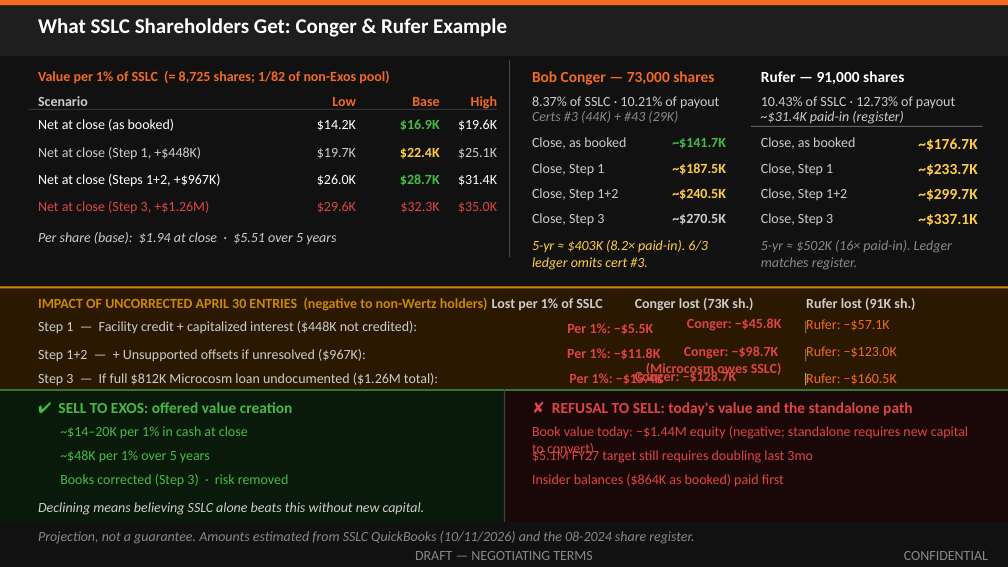
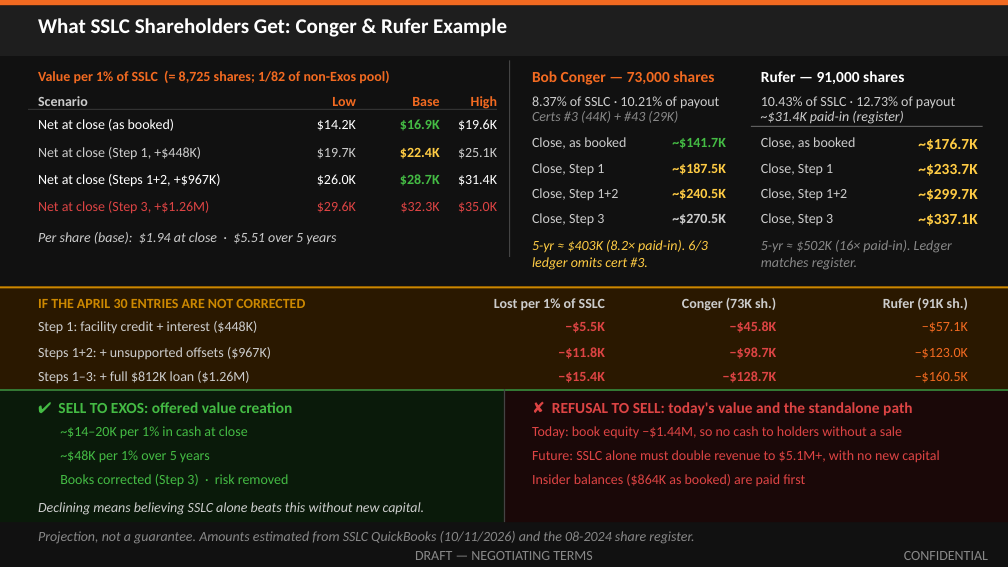
Before and after one commit to ExosAerospace/workspace, a slide deck: slide 8 of drafts/Exos_SSLC_Board_Offer_Overview_2026-10-12_r5.pptx. Drawn at 1008x567 pixels with LibreOffice and Linux fonts; fonts in the diff are those of the drawing. Boxes give left, top, right and bottom in pixels: in the first picture for what was removed or moved away, otherwise in the second. Text is boxed around its words. In the diff, an @@ line names an element or a change of style, - is before the commit and + after.

```diff
--- a/drafts/Exos_SSLC_Board_Offer_Overview_2026-10-12_r5.pptx
+++ b/drafts/Exos_SSLC_Board_Offer_Overview_2026-10-12_r5.pptx
@@ text at [38,299,305,308]: text changed @@
-IMPACT OF UNCORRECTED APRIL 30 ENTRIES (negative to non-Wertz holders)
+IF THE APRIL 30 ENTRIES ARE NOT CORRECTED
@@ text "Lost per 1% of SSLC" at [494,298,605,311]: alignment left to right @@
@@ text at [682,298,776,311]: text changed @@
-Conger lost (73K sh.)
+Conger (73K sh.)
@@ text at [883,298,968,310]: text changed @@
-Rufer lost (91K sh.)
+Rufer (91K sh.)
@@ text at [38,321,257,334]: text changed @@
-Step 1 — Facility credit + capitalized interest ($448K not credited):
+Step 1: facility credit + interest ($448K)
@@ text at [565,322,605,333]: text changed @@
-Per 1%: −$5.5K
+−$5.5K
@@ text at [730,321,777,333]: text changed @@
-Conger: −$45.8K
+−$45.8K
@@ text removed at [794,312,812,335] @@
-|
@@ text at [922,322,968,333]: text changed @@
-Rufer: −$57.1K
+−$57.1K
@@ text at [38,347,271,360]: text changed @@
-Step 1+2 — + Unsupported offsets if unresolved ($967K):
+Steps 1+2: + unsupported offsets ($967K)
@@ text at [558,347,605,359]: text changed @@
-Per 1%: −$11.8K
+−$11.8K
@@ text at [730,347,777,359]: text changed @@
-Conger: −$98.7K (Microcosm owes SSLC)
+−$98.7K
@@ text removed at [794,341,812,363] @@
-|
@@ text at [915,348,968,359]: text changed @@
-Rufer: −$123.0K
+−$123.0K
@@ text at [38,371,249,384]: text changed @@
-Step 3 — If full $812K Microcosm loan undocumented ($1.26M total):
+Steps 1–3: + full $812K loan ($1.26M)
@@ text at [558,372,605,383]: text changed @@
-Per 1%: −$15.4K
+−$15.4K
@@ text at [723,371,777,383]: text changed @@
-Conger: −$128.7K
+−$128.7K
@@ text removed at [794,365,812,387] @@
-|
@@ text at [915,371,968,383]: text changed @@
-Rufer: −$160.5K
+−$160.5K
@@ text at [532,426,902,439]: text changed @@
-Book value today: −$1.44M equity (negative; standalone requires new capital to convert)
+Today: book equity −$1.44M, so no cash to holders without a sale
@@ text at [532,474,805,486]: text changed @@
-Insider balances ($864K as booked) paid first
+Insider balances ($864K as booked) are paid first
@@ text at [532,450,939,463]: text changed @@
-$5.1M FY27 target still requires doubling last 3mo
+Future: SSLC alone must double revenue to $5.1M+, with no new capital
```
Also in this commit, not shown: 6 other slides changed, 2 other files.
